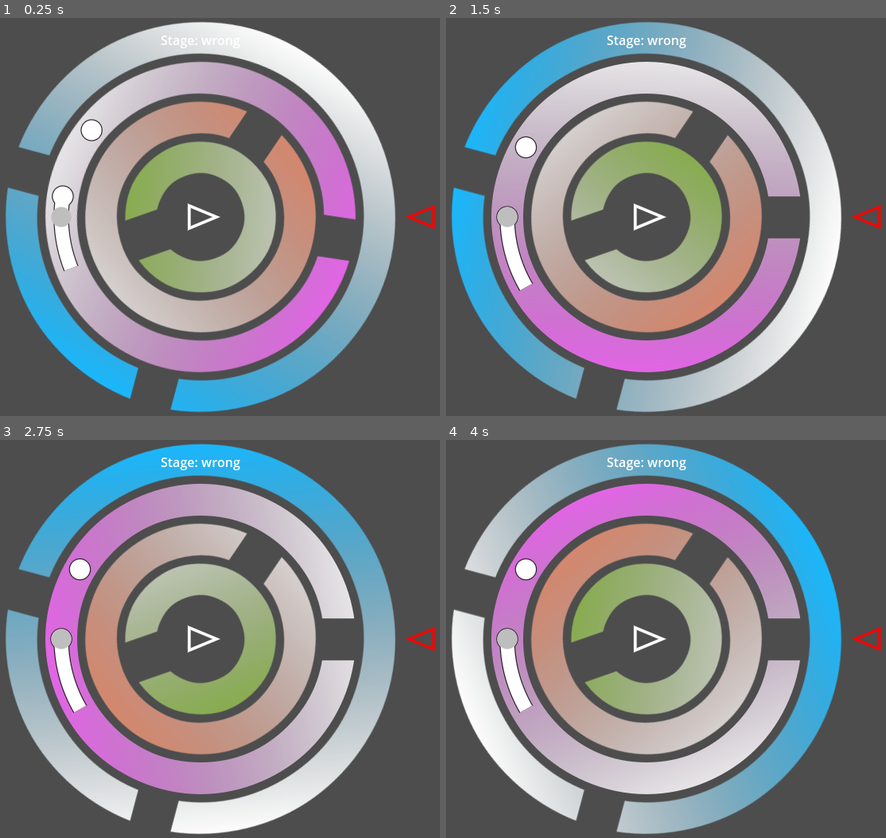
Above: before the commit, frames 1-4 (two rows, left to right).
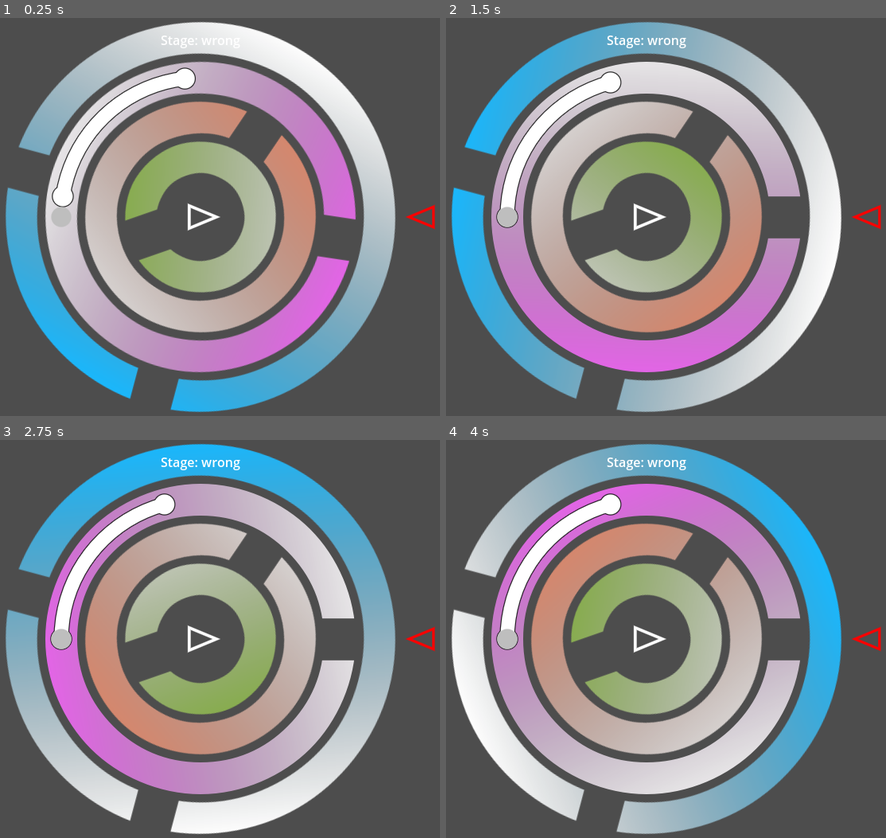
Above: after the commit, the same moments.

Repository: LettucePie/october
Game: Godot game, scene res://game.tscn
Two runs of this game, one before a commit and one after it. Both use one fixed random seed, a clock stepped at 60 frames per second and the inputs below.
Inputs (mouse positions are in pixels of both pictures, inside the frame that each line leads up to):
- Up to frame 1 (0.25 s): no input
- Up to frame 2 (1.5 s): move the mouse to (767, 197) at 0.52 s; click (767, 197) at 0.67 s; move the mouse to (534, 236) at 1.27 s; click (534, 236) at 1.42 s
- Up to frame 3 (2.75 s): move the mouse to (255, 551) at 2.02 s; click (255, 551) at 2.17 s
- Up to frame 4 (4 s): move the mouse to (617, 718) at 2.77 s; click (617, 718) at 2.92 s; move the mouse to (815, 698) at 3.52 s; click (815, 698) at 3.67 s

The runs differ from the first frame. In frame 1, 2.0% of the frame differs, in the area x 12-45%, y 12-64%; in frame 2, 2.2%; in frame 3, 2.2%, in the area x 12-40%, y 13-69%; in frame 4, 2.2%.

Commit message:
i really need to relearn algebra

Diff:
--- a/components/channel.gd
+++ b/components/channel.gd
@@ -34,8 +34,8 @@
 	anchor_point = self.position + (
 		Vector2.LEFT.rotated(deg_to_rad(anchor_angle * -1) - self.global_rotation) * (DEF_radius * radius_multiplier + 25)
 	)
-	arc_a = deg_to_rad(point_a_angle) - PI
-	arc_b = deg_to_rad(point_b_angle) - PI
+	arc_a = deg_to_rad(point_a_angle * -1) - PI
+	arc_b = deg_to_rad(point_b_angle * -1) - PI
 	clamp_a = deg_to_rad(point_a_angle)
 	clamp_b = deg_to_rad(point_b_angle)
 	queue_redraw()
--- a/rings/ring_2a.tscn
+++ b/rings/ring_2a.tscn
@@ -34,4 +34,4 @@
 
 [node name="channel" parent="." instance=ExtResource("4_awhe1")]
 radius_multiplier = 3.0
-point_a_angle = -30.0
+point_a_angle = -75.0
